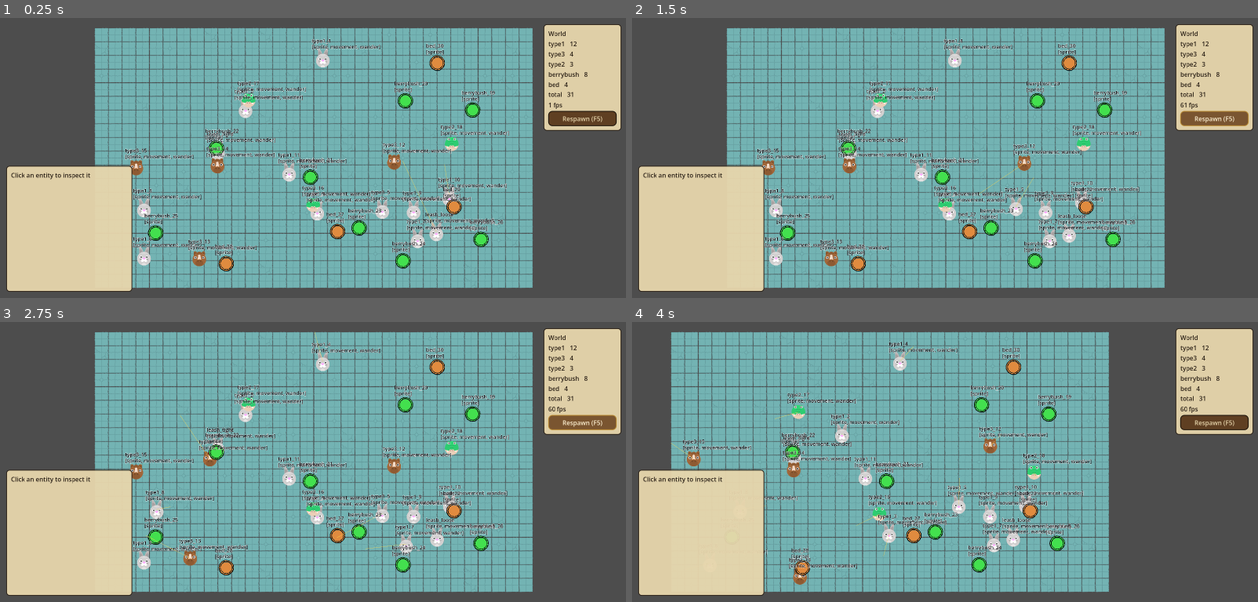
Above: before the commit, frames 1-4 (two rows, left to right).
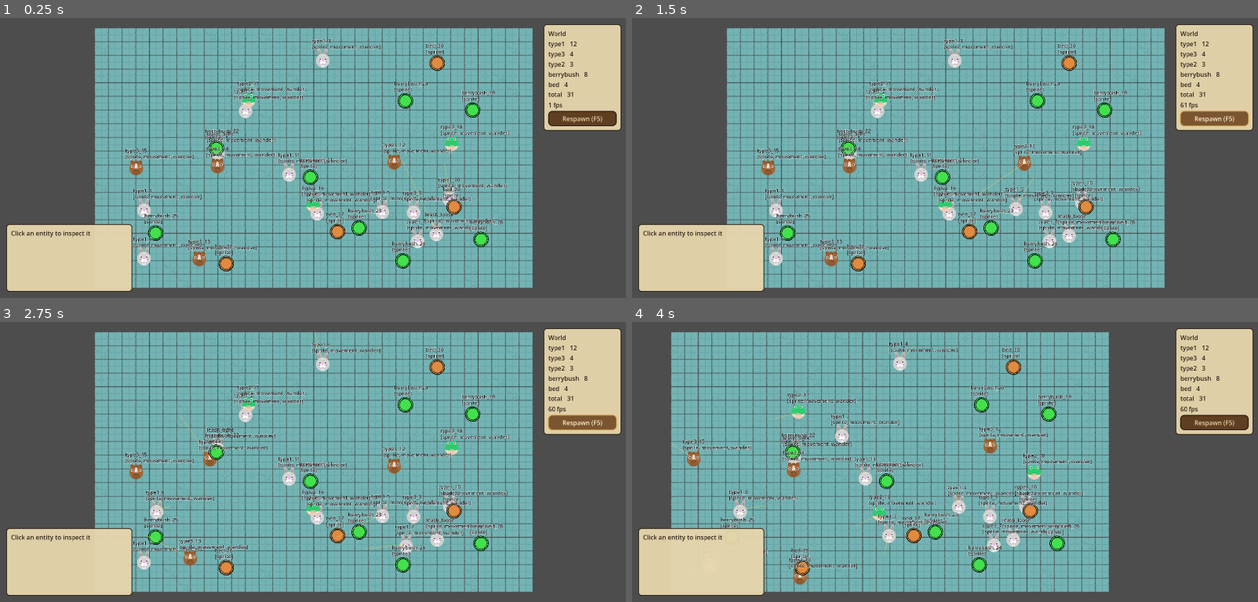
Above: after the commit, the same moments.

Repository: hafizosina/compilationpack
Game: Godot game, scene res://8. SimpleAiSystem/main.tscn
The game is run twice, just before and just after one commit, with the same random seed, the same clock (stepped at 60 frames per second) and the same inputs.
Inputs (mouse positions are in pixels of both pictures, inside the frame that each line leads up to):
- Up to frame 1 (0.25 s): no input
- Up to frame 2 (1.5 s): click "Respawn (F5)" at 0.5 s; click "Respawn (F5)" at 1.25 s
- Up to frame 3 (2.75 s): click "Respawn (F5)" at 2 s
- Up to frame 4 (4 s): tap Enter at 2.75 s; move the mouse to (1082, 448) at 2.77 s; hold Right (ui_right) 2.78-3.5 s; hold Shift (sprint) 2.78-3.5 s; click (1082, 448) at 2.92 s; drag from (819, 476) to (913, 518) at 3.52 s

The runs differ from the first frame. In frame 1, 4.4% of the frame differs, in the area x 1-22%, y 52-79%; in frame 2, 4.4%; in frame 3, 4.4%; in frame 4, 4.4%.

Commit message:
style(sim): halve the entity inspector height

Diff:
--- a/8. SimpleAiSystem/ui/ui.tscn
+++ b/8. SimpleAiSystem/ui/ui.tscn
@@ -62,7 +62,7 @@
 size_flags_vertical = 8
 
 [node name="Inspector" type="VBoxContainer" parent="Root/InspectorHolder/InspectorRow/InspectorPanel"]
-custom_minimum_size = Vector2(300, 300)
+custom_minimum_size = Vector2(300, 150)
 
 [node name="NameLabel" type="Label" parent="Root/InspectorHolder/InspectorRow/InspectorPanel/Inspector"]
 unique_name_in_owner = true
